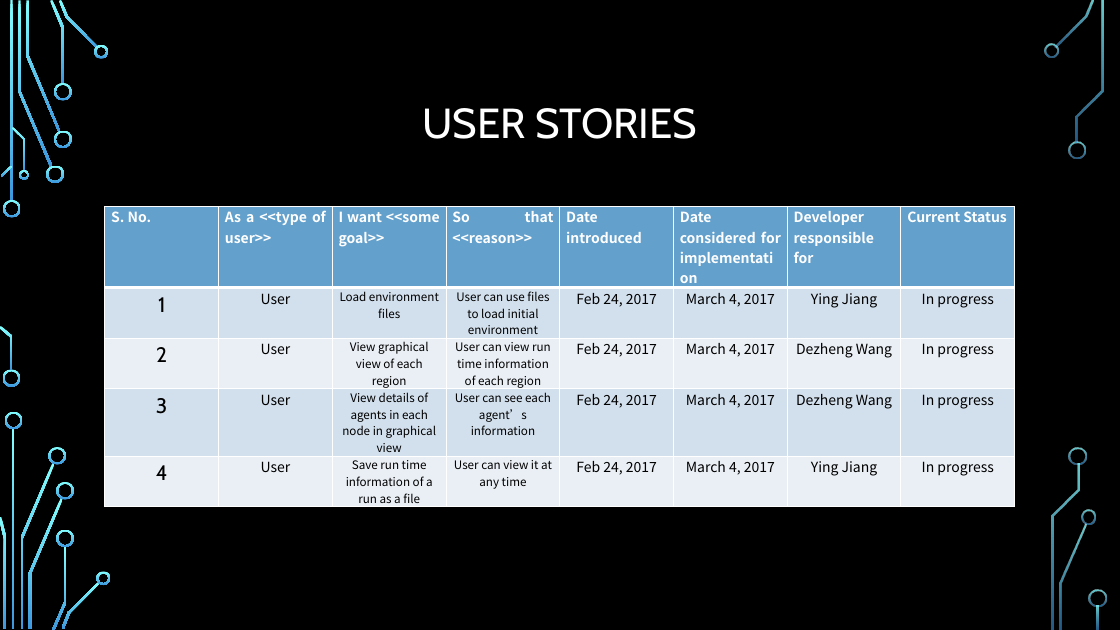
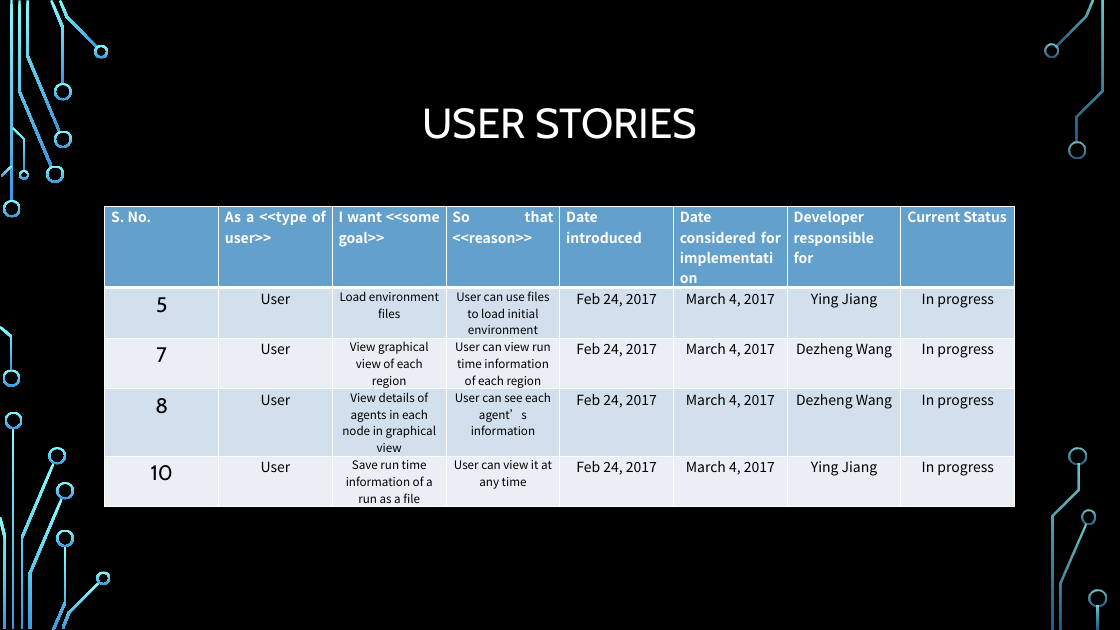
Before and after one commit to Giant-Visualize/Giant-Visualize-Multi-Agent-Patrolling, a slide deck: slide 5 of Document/GIANTS_ThirdPresentation.pptx (slide 6 before the commit). Drawn at 1120x630 pixels with LibreOffice and Linux fonts; fonts in the diff are those of the drawing; background and template pictures are left out. Boxes give left, top, right and bottom in pixels: in the first picture for what was removed or moved away, otherwise in the second. Text is boxed around its words. In the diff, an @@ line names an element or a change of style, - is before the commit and + after.

```diff
--- a/Document/GIANTS_ThirdPresentation.pptx
+++ b/Document/GIANTS_ThirdPresentation.pptx
@@ table at bbox=[105, 207, 1012, 507] @@
-row 2, column 1: 1
+row 2, column 1: 5
-row 3, column 1: 2
+row 3, column 1: 7
-row 4, column 1: 3
+row 4, column 1: 8
-row 5, column 1: 4
+row 5, column 1: 10
```
Also in this commit, not shown: 3 other slides changed, 1 slide added, 1 slide removed, 25 other files.
